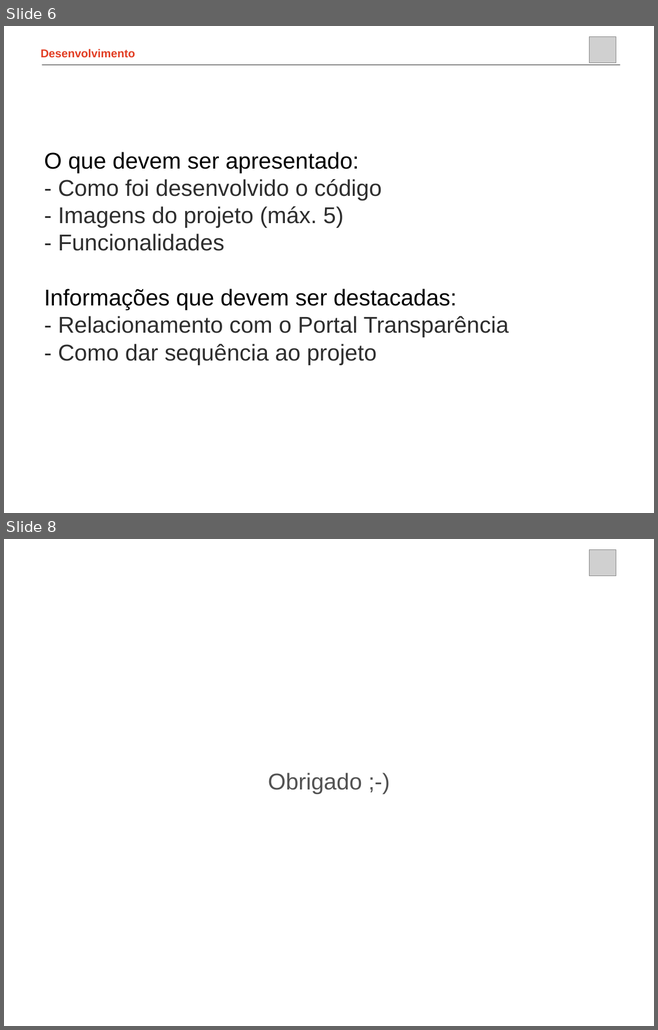
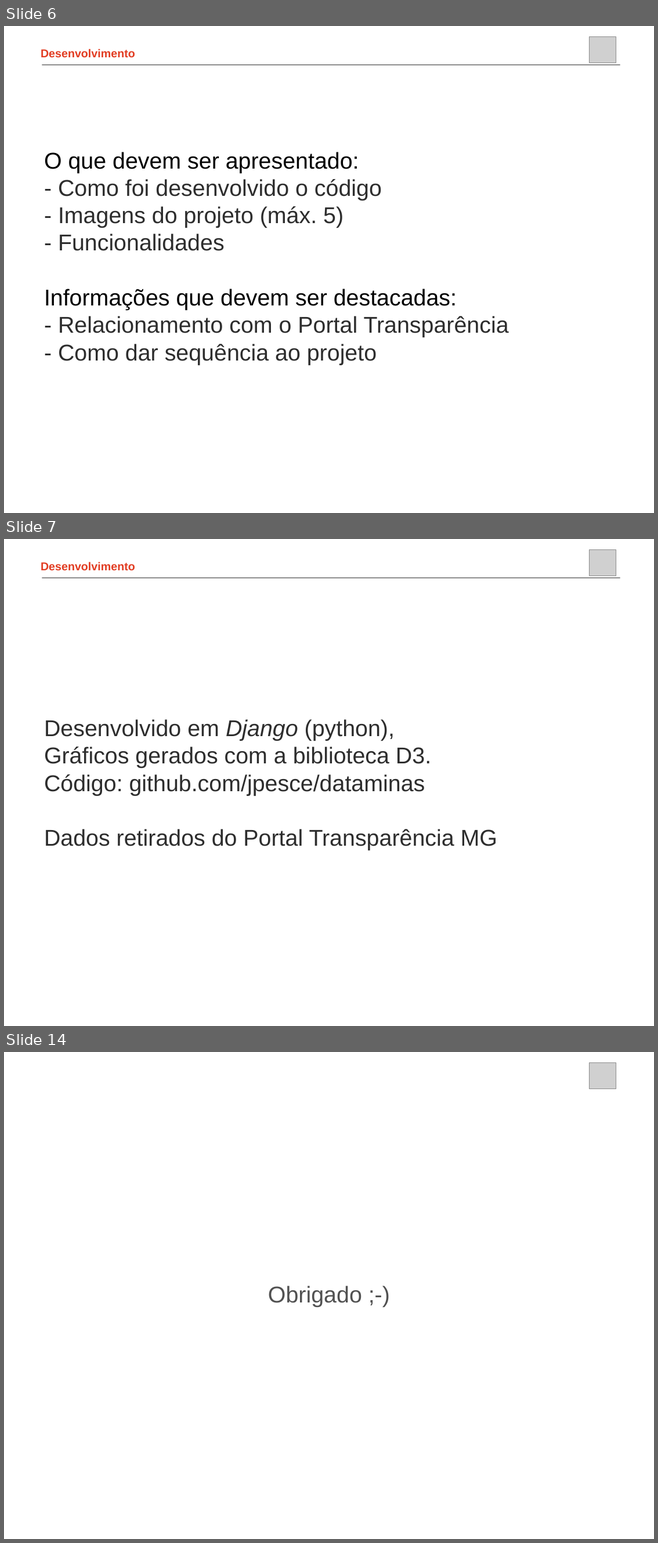
Before and after one commit to jpesce/dataminas, a slide deck: apresentacao/champs.ppt. Shown one above the other, each under a label of ours: slides 6 and 8 before the commit, slides 6, 7 and 14 after it; the slides between them are not shown. The pictures are 658x1030 and 658x1543 pixels, drawn with LibreOffice and Linux fonts; fonts in the diff are those of the drawing; grey boxes stand for pictures; background and template pictures are left out. Boxes give left, top, right and bottom in pixels: in the first picture for what was removed or moved away, otherwise in the second. Text is boxed around its words. In the diff, an @@ line names an element or a change of style, - is before the commit and + after.

```diff
--- a/apresentacao/champs.ppt
+++ b/apresentacao/champs.ppt
@@ slide 7 added at [4, 539, 654, 1026], background picture (left out) @@
@@ picture added at [589, 550, 616, 576] @@
@@ text added at [41, 562, 135, 570], 18 pt, text #E23D23, bold @@
+Desenvolvimento
@@ line added from (42, 578) to (620, 578), #515151 0.99 pt @@
@@ text added at [44, 719, 497, 850], 36 pt, text #2D2D2D @@
+Desenvolvido em Django (python),
+Gráficos gerados com a biblioteca D3.
+Código: github.com/jpesce/dataminas
+Dados retirados do Portal Transparência MG
@@ what was slide 8 is now slide 14 @@
```
Also in this commit, not shown: 6 other slides added, 1 slide removed.
